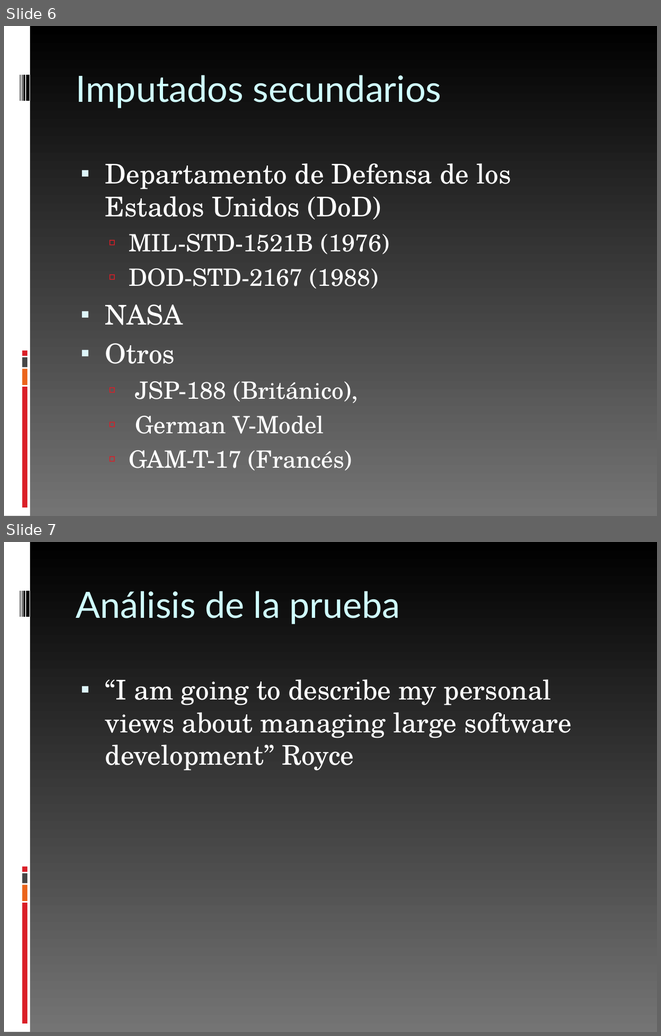
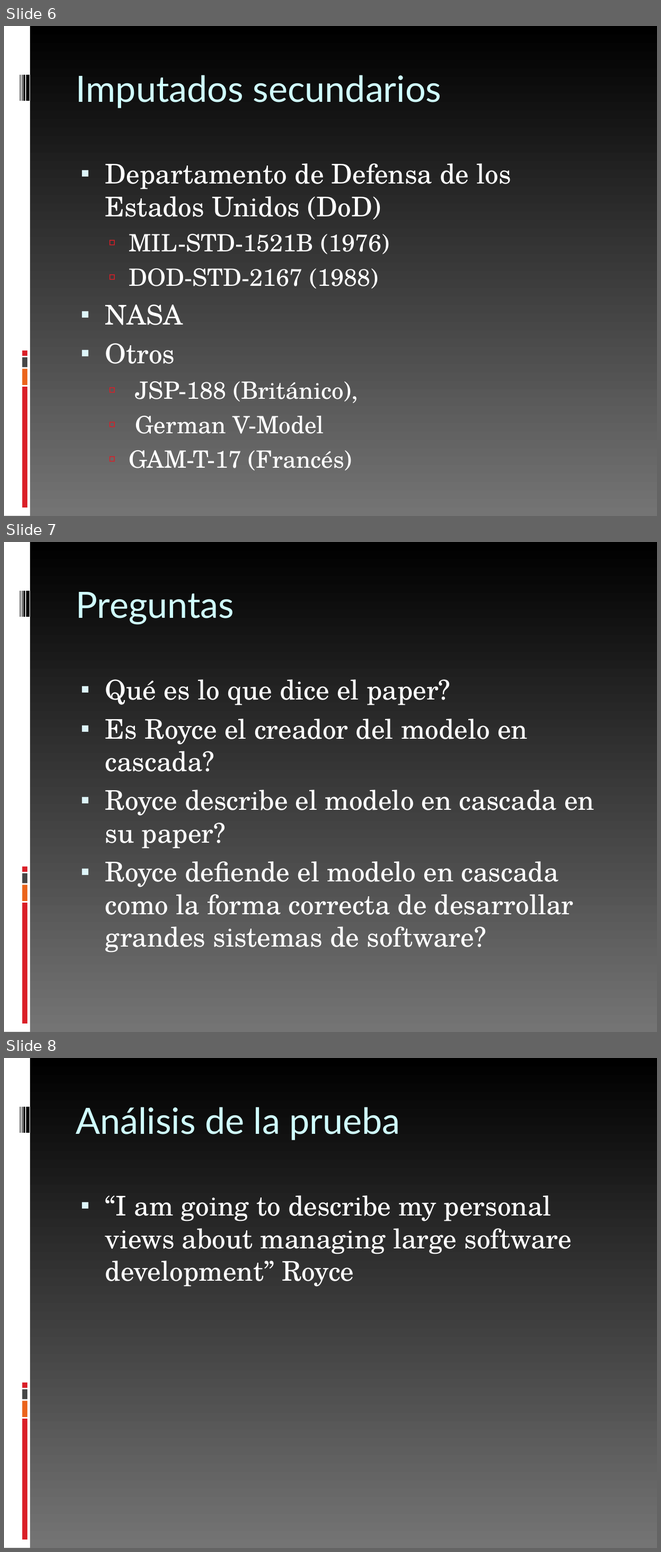
Before and after one commit to Maturuleco/ingdesoft2, a slide deck: Paper/PresentaciónSantiago.ppt. Shown one above the other, each under a label of ours: slides 6 and 7 before the commit, slides 6, 7 and 8 after it. The pictures are 661x1036 and 661x1552 pixels, drawn with LibreOffice and Linux fonts; fonts in the diff are those of the drawing. Boxes give left, top, right and bottom in pixels: in the first picture for what was removed or moved away, otherwise in the second. Text is boxed around its words. In the diff, an @@ line names an element or a change of style, - is before the commit and + after.

Commit message:
Cambios: agrego una slide sobre preguntas que intentaremos responder con el analisis del paper

```diff
--- a/Paper/PresentaciónSantiago.ppt
+++ b/Paper/PresentaciónSantiago.ppt
@@ slide 7 added at (4,542,657,1032), background gradient #000000 to #747474; not listed: 9 template elements that a slide beside it also shows @@
@@ title added at (76,592,235,625), 44 pt, text #D0FEFF @@
+Preguntas
@@ text added at (105,679,594,952), 33 pt, text #FFFFFF @@
+▪ Qué es lo que dice el paper?
+▪ Es Royce el creador del modelo en cascada?
+▪ Royce describe el modelo en cascada en su paper?
+▪ Royce defiende el modelo en cascada como la forma correcta de desarrollar grandes sistemas de software?
@@ what was slide 7 is now slide 8 @@
```
Also in this commit, not shown: 2 slides changed.
